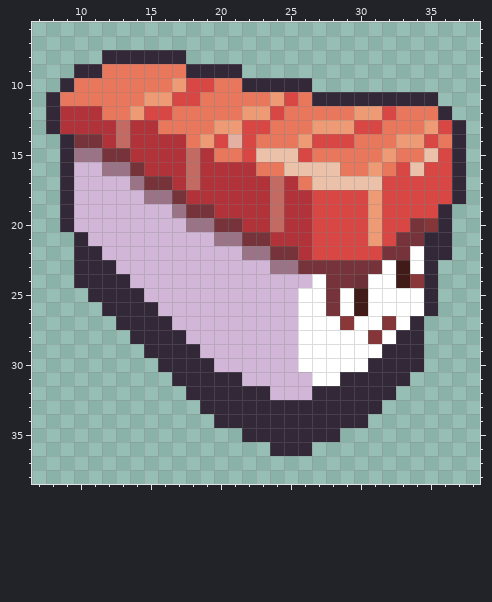
Pixel-art sprite: res/UI/CharacterSelect/Thumb03.png. The picture above is the old version.
The file is 44x44 pixels. Colours within 5 levels of each other are drawn and written as one. Shown: x 7..38, y 6..38.
New version:
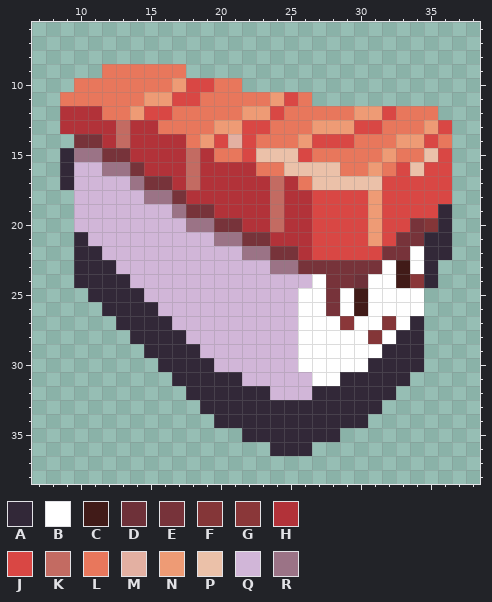
Palette (. is transparent): A #322838  B #ffffff  C #411b18  D #6e3139  E #77333a  F #843638  G #8a3739  H #b23239  J #d94744  K #c36b62  L #e8775c  M #e3b0a2  N #ee9b75  P #ebc1a9  Q #d1b6d8  R #9b7386
Edits made:
y 8: x 12..17 AAAAAA -> ......
y 9: x 10..11 AA -> ..; x 18..21 AAAA -> ....
y 10: x 9 A -> .; x 22..26 AAAAA -> .....
y 11: x 8 A -> .; x 27..35 AAAAAAAAA -> .........
y 12: x 8 A -> .; x 36 A -> .
y 13: x 8 A -> .; x 37 A -> .
y 14: x 9 A -> .; x 37 A -> .
y 15..17: x 37 A -> .
y 18: x 9 A -> .; x 37 A -> .
y 19..20: x 9 A -> .
y 25..26: x 35 A -> .
